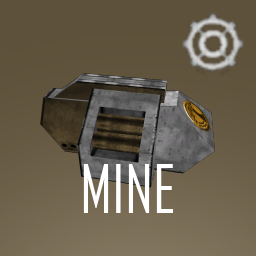
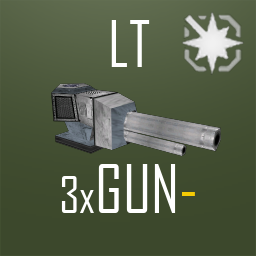
Layered file, before and after one edit (256 × 256). Changes by layer:
showed "3xGUN-" over [left=61, top=164, right=195, bottom=213]
hid "MINE" over [left=83, top=164, right=173, bottom=213]
hid "Gear: Mine Icon Top Right" over [left=181, top=11, right=245, bottom=77]
showed "Gear: Energy Icon Top Right" over [left=181, top=11, right=244, bottom=75]
added layer "LT Top Middle Text" above "MT Top Middle Text" over [left=111, top=20, right=150, bottom=67]
added layer "Blaster Turret Model" above "Blaster Model" over [left=51, top=83, right=221, bottom=157]
hid "Mine Dropper Model" over [left=40, top=73, right=215, bottom=188]
showed "Background Energy" over [left=0, top=0, right=256, bottom=256]
hid "Background Equipment" over [left=0, top=0, right=256, bottom=256]
showed "Gradient Inverted" over [left=0, top=0, right=256, bottom=256]
hid "Gradient Background" over [left=0, top=0, right=256, bottom=256]
